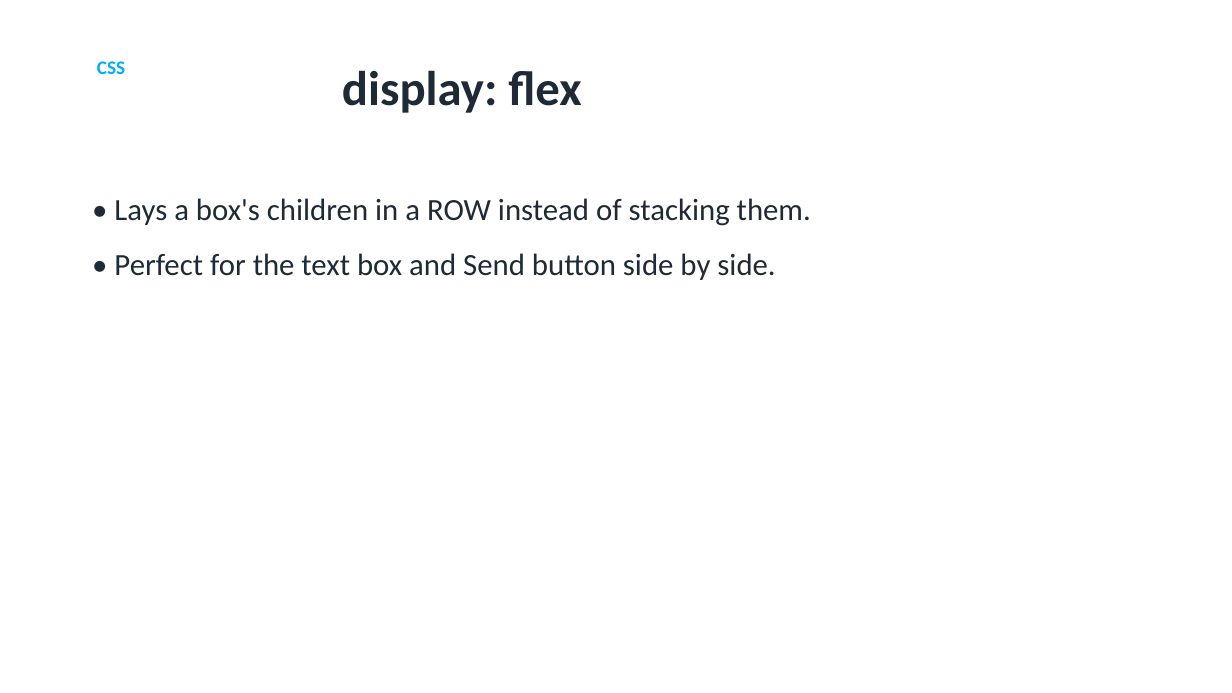
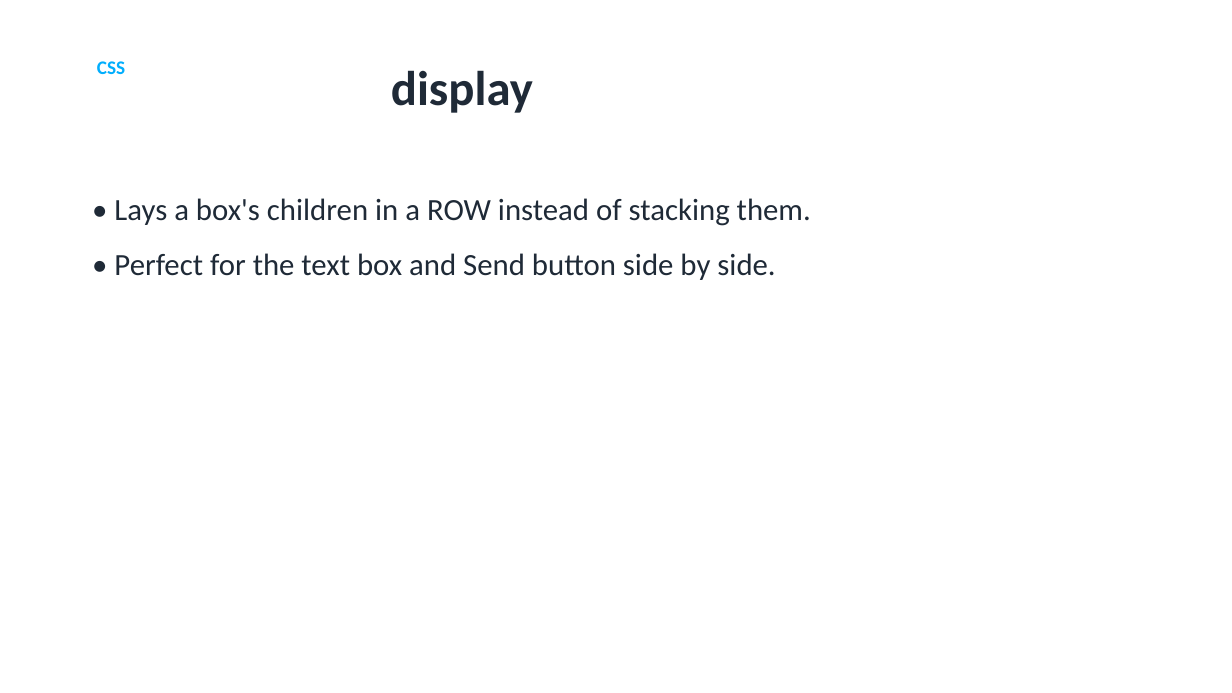
Before and after one commit to utgapps/utgapps.github.io, a slide deck: slide 70 of ai101/slides/week-01.pptx. Drawn at 1232x693 pixels with LibreOffice and Linux fonts; fonts in the diff are those of the drawing. Boxes give left, top, right and bottom in pixels: in the first picture for what was removed or moved away, otherwise in the second. Text is boxed around its words. In the diff, an @@ line names an element or a change of style, - is before the commit and + after.

```diff
--- a/ai101/slides/week-01.pptx
+++ b/ai101/slides/week-01.pptx
@@ title at (391,70,533,113): text changed @@
-display: flex
+display
```
Also in this commit, not shown: 1 other slide changed, 19 other files.
